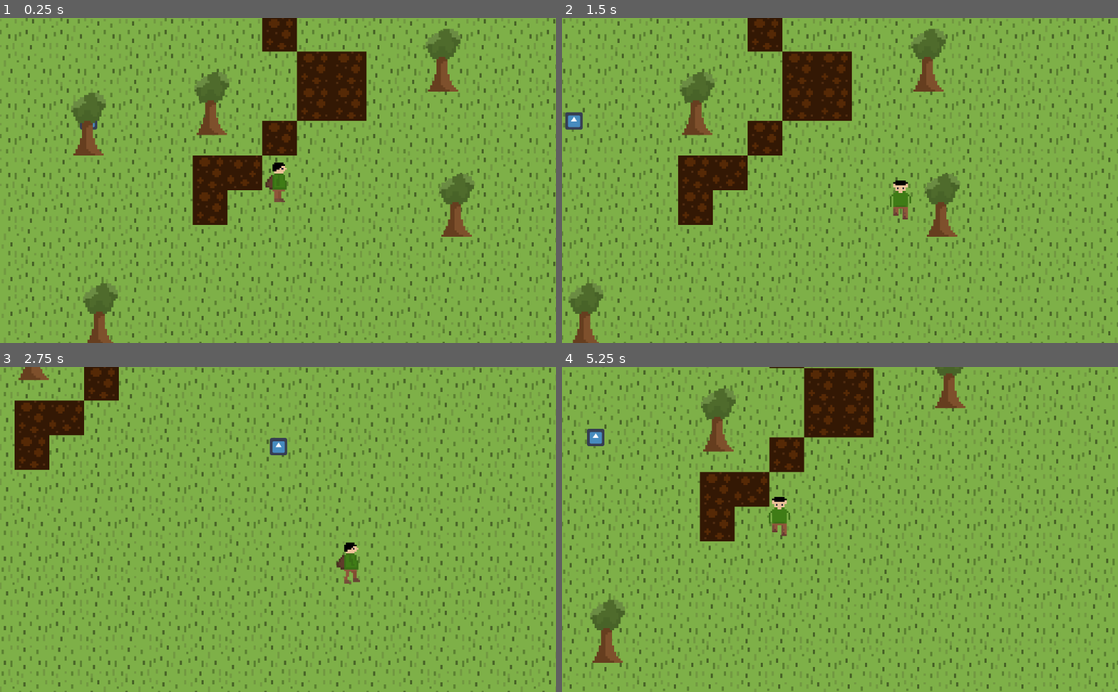
Above: before the commit, frames 1-4 (two rows, left to right).
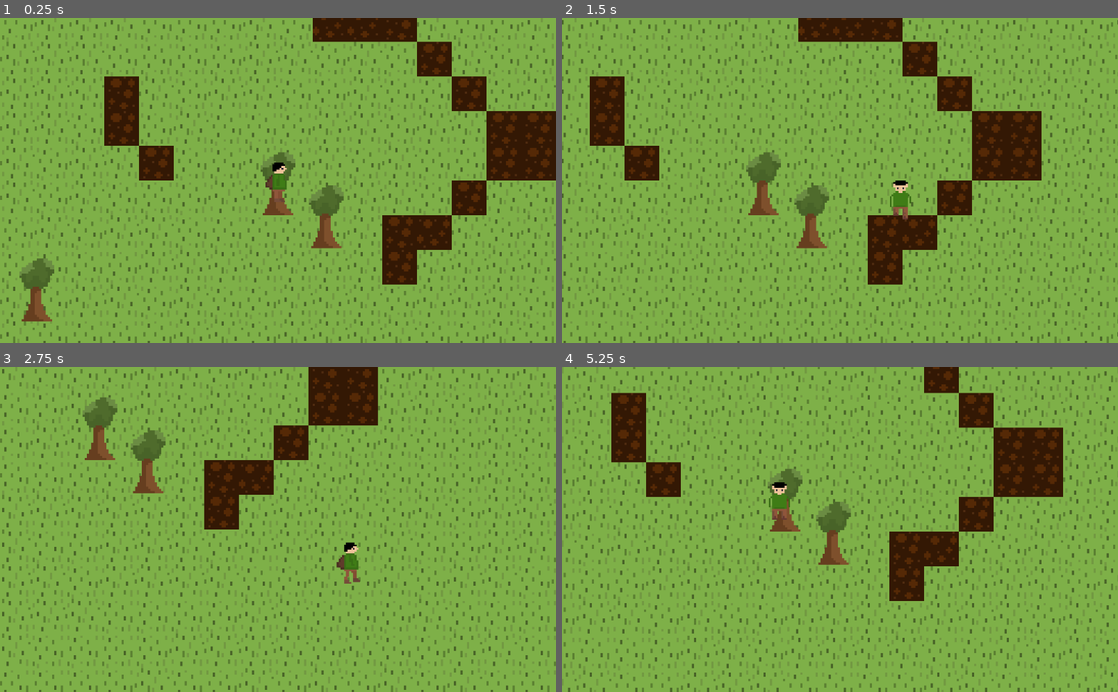
Above: after the commit, the same moments.

Repository: nalton-software/godot-fire-jam
Game: Godot game, scene res://scenes/Main.tscn
Two runs of this game, one before a commit and one after it. Both use one fixed random seed, a clock stepped at 60 frames per second and the inputs below. The engine's default icon, where the game draws it, is replaced by a stand-in: a white triangle on a blue panel in a dark square.
Inputs (mouse positions are in pixels of both pictures, inside the frame that each line leads up to):
- Up to frame 1 (0.25 s): no input
- Up to frame 2 (1.5 s): tap Enter at 0.5 s; move the mouse to (650, 125) at 0.52 s; hold Right (ui_right) 0.53-1.28 s; click (650, 125) at 0.67 s; move the mouse to (734, 102) at 1.27 s; hold Down (ui_down) from 1.28 s (still down); click (734, 102) at 1.42 s
- Up to frame 3 (2.75 s): move the mouse to (372, 490) at 2.02 s; release Down (ui_down) at 2.03 s; hold Right (ui_right) from 2.03 s (still down); click (372, 490) at 2.17 s
- Up to frame 4 (5.25 s): move the mouse to (812, 594) at 2.77 s; release Right (ui_right) at 2.78 s; hold Up (ui_up) 2.78-3.53 s; click (812, 594) at 2.92 s; move the mouse to (1006, 578) at 3.52 s; hold Left (ui_left) 3.53-5.03 s; click (1006, 578) at 3.67 s; move the mouse to (784, 376) at 4.27 s; click (784, 376) at 4.42 s; move the mouse to (573, 630) at 5.02 s; hold Down (ui_down) from 5.03 s (still down); click (573, 630) at 5.17 s

The runs differ from the first frame. In frame 1, 32% of the frame differs, in the area x 0-100%, y 0-100%; in frame 2, 32%; in frame 3, 23%; in frame 4, 29%.

Commit message:
added object toughness

Diff:
--- a/scenes/Main.tscn
+++ b/scenes/Main.tscn
@@ -1,12 +1,11 @@
-[gd_scene load_steps=8 format=2]
+[gd_scene load_steps=7 format=2]
 
 [ext_resource path="res://scenes/tilemaps/Grass.tscn" type="PackedScene" id=1]
 [ext_resource path="res://scenes/HUD.tscn" type="PackedScene" id=2]
-[ext_resource path="res://scenes/Player.tscn" type="PackedScene" id=3]
-[ext_resource path="res://resources/Wood.tscn" type="PackedScene" id=4]
+[ext_resource path="res://scenes/objects/Tree.tscn" type="PackedScene" id=3]
+[ext_resource path="res://scenes/Player.tscn" type="PackedScene" id=4]
 [ext_resource path="res://scenes/tilemaps/Water.tscn" type="PackedScene" id=5]
 [ext_resource path="res://scenes/tilemaps/Dirt.tscn" type="PackedScene" id=6]
-[ext_resource path="res://scenes/objects/Tree.tscn" type="PackedScene" id=7]
 
 [node name="Main" type="Node2D"]
 
@@ -19,23 +18,14 @@
 [node name="Grass" parent="." instance=ExtResource( 1 )]
 tile_data = PoolIntArray( -1310755, 5, 0, -1310754, 5, 0, -1310753, 5, 1, -1310752, 5, 1, -1310751, 5, 1, -1310750, 5,  …(53177 unchanged characters)…
 
+[node name="Object" parent="." instance=ExtResource( 3 )]
+
 [node name="YSort" type="YSort" parent="."]
 
-[node name="Player" parent="YSort" instance=ExtResource( 3 )]
-position = Vector2( 349.086, 110.001 )
+[node name="Player" parent="YSort" instance=ExtResource( 4 )]
 
-[node name="Wood" parent="YSort" instance=ExtResource( 4 )]
+[node name="Object" parent="YSort" instance=ExtResource( 3 )]
+position = Vector2( 88.9377, 61.3729 )
 
-[node name="Object" parent="YSort" instance=ExtResource( 7 )]
-
-[node name="Object2" parent="YSort" instance=ExtResource( 7 )]
-position = Vector2( 226.737, -38.1637 )
-
-[node name="Object3" parent="YSort" instance=ExtResource( 7 )]
-position = Vector2( 677.967, 149.532 )
-
-[node name="Object4" parent="YSort" instance=ExtResource( 7 )]
-position = Vector2( 22.4493, 351.575 )
-
-[node name="Object5" parent="YSort" instance=ExtResource( 7 )]
-position = Vector2( 653.273, -117.614 )
+[node name="Object2" parent="YSort" instance=ExtResource( 3 )]
+position = Vector2( -443.621, 196.351 )
--- a/scenes/Player.tscn
+++ b/scenes/Player.tscn
@@ -69,6 +69,7 @@
 [node name="Player" type="KinematicBody2D" groups=[
 "Players",
 ]]
+z_index = 1
 script = ExtResource( 1 )
 
 [node name="CollisionShape2D" type="CollisionShape2D" parent="."]
--- a/scenes/objects/Tree.tscn
+++ b/scenes/objects/Tree.tscn
@@ -9,6 +9,7 @@
 
 [node name="Object" instance=ExtResource( 2 )]
 item_prefab = ExtResource( 3 )
+spawn_offset = Vector2( 0, 50 )
 
 [node name="Sprite" parent="." index="0"]
 texture = ExtResource( 1 )
@@ -17,4 +18,5 @@
 polygon = PoolVector2Array( 6.91068, 15.9024, 1.90503, 10.3545, -2.85034, 10.5213, -6.98, 15.9858 )
 
 [node name="CollisionShape2D" parent="Area2D" index="0"]
+position = Vector2( 0.0441914, 1.6159 )
 shape = SubResource( 1 )
--- a/scripts/Object.gd
+++ b/scripts/Object.gd
@@ -1,10 +1,31 @@
 extends StaticBody2D
 
 export var item_prefab: PackedScene
+export var spawn_offset := Vector2.ZERO
+export var toughness := 1.0
+
+onready var original_pos := position
+
+var mining := false
+var mining_progress := 0.0
+
+func _process(delta: float) -> void:
+	if mining:
+		mining_progress += delta
+		if mining_progress > toughness:
+			destroy()
+
+		position = Utils.shake_once(original_pos,  mining_progress / toughness * 5.0)
+
 
 func _on_Area2D_input_event(_viewport: Node, event: InputEvent, _shape_idx: int) -> void:
-	if event is InputEventMouseButton && event.pressed:
-		var item = item_prefab.instance()
-		item.position = position
-		get_parent().add_child(item)
-		queue_free()
+	if event is InputEventMouseButton:
+		mining = event.pressed
+		mining_progress = 0.0
+		position = original_pos
+
+func destroy():
+	var item = item_prefab.instance()
+	item.position = position + spawn_offset
+	get_parent().add_child(item)
+	queue_free()
--- a/scripts/Utils.gd
+++ b/scripts/Utils.gd
@@ -1,8 +1,12 @@
 extends Node
 
-static func converge_value(value, target, increment):
+static func converge_value(value: float, target: float, increment: float):
 	var difference = target - value
 	if abs(difference) < abs(increment):
 		return target
 	else:
 		return value + sign(difference) * increment
+
+static func shake_once(original_pos: Vector2, amplitude: float):
+	var rand = Vector2(rand_range(-amplitude, amplitude), rand_range(-amplitude, amplitude))
+	return original_pos + rand
